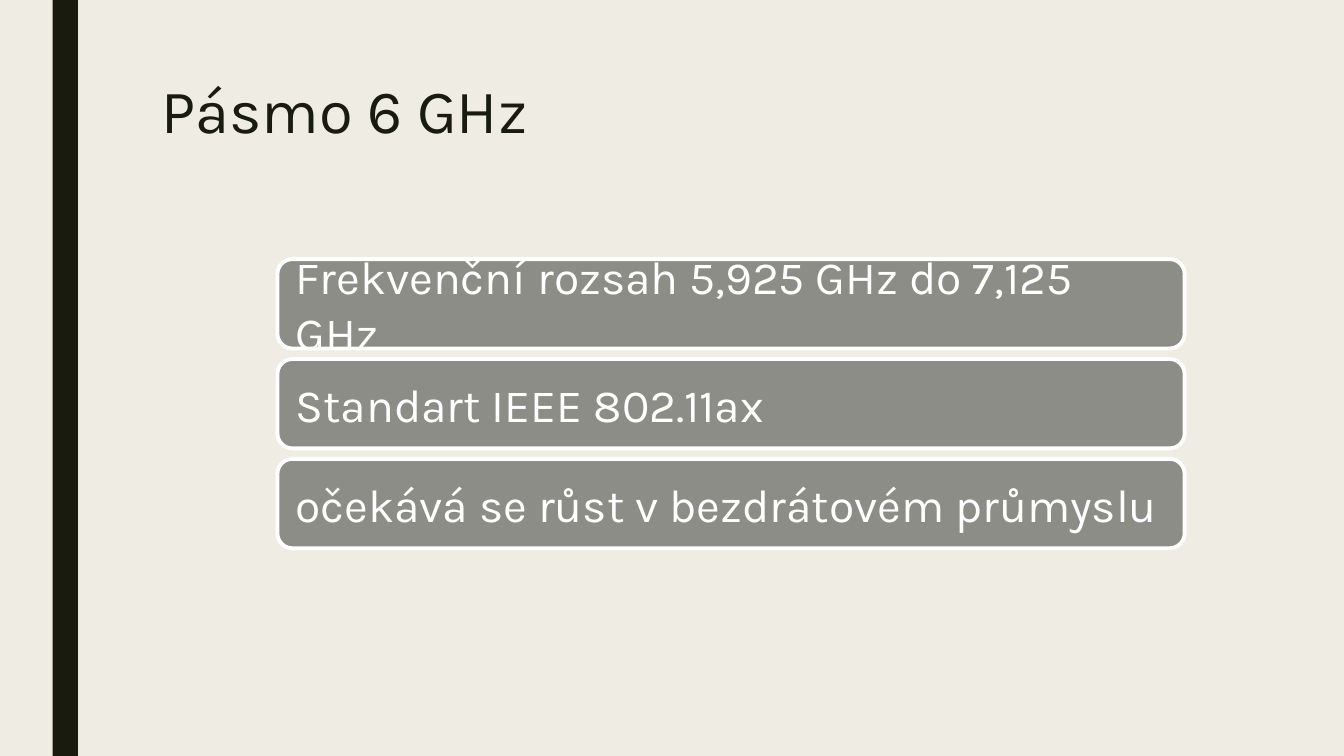
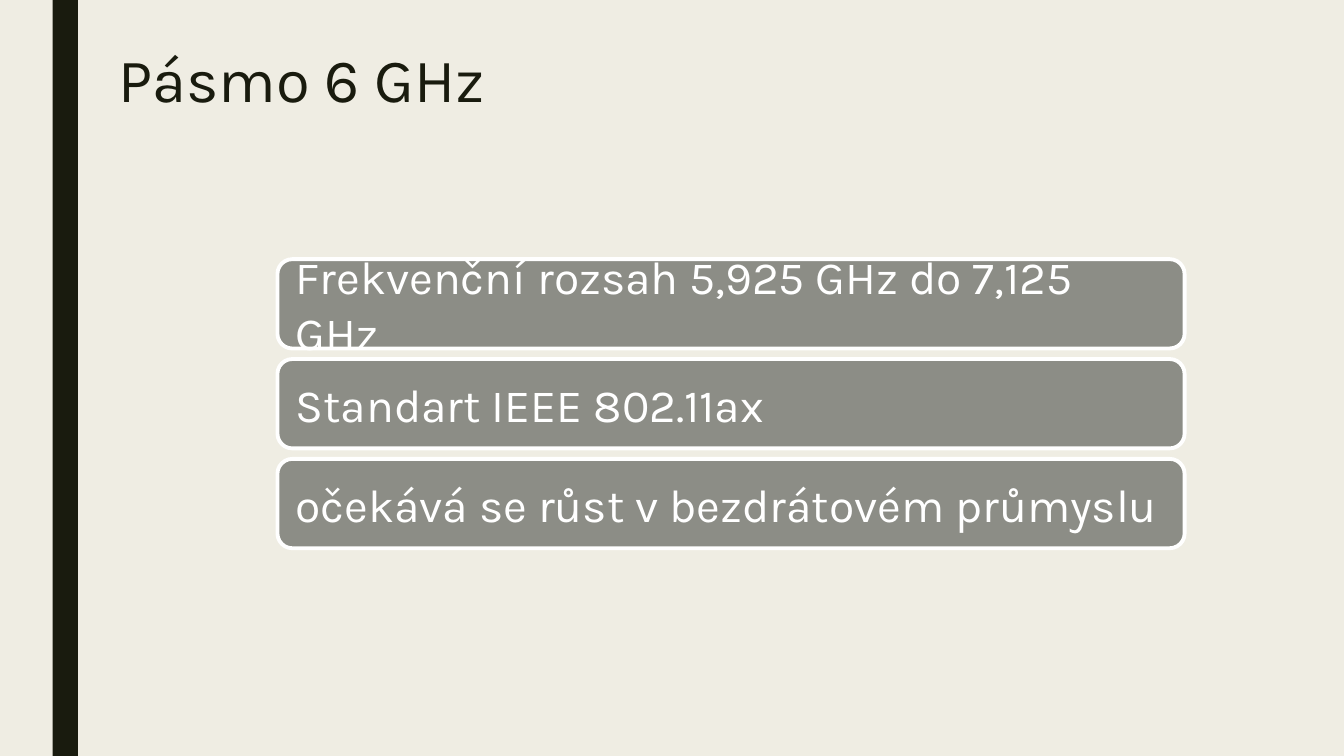
Before and after one commit to proch4zkov4/prezentace-wifi, a slide deck: slide 6 of prochazkova.pptx. Drawn at 1344x756 pixels with LibreOffice and Linux fonts; fonts in the diff are those of the drawing. Boxes give left, top, right and bottom in pixels: in the first picture for what was removed or moved away, otherwise in the second. Text is boxed around its words. In the diff, an @@ line names an element or a change of style, - is before the commit and + after.

Commit message:
úprava přechodů

```diff
--- a/prochazkova.pptx
+++ b/prochazkova.pptx
@@ title "Pásmo 6 GHz": place and size @@
-title "Pásmo 6 GHz" at [161, 86, 527, 134]
+title "Pásmo 6 GHz" at [119, 55, 485, 103]
```
